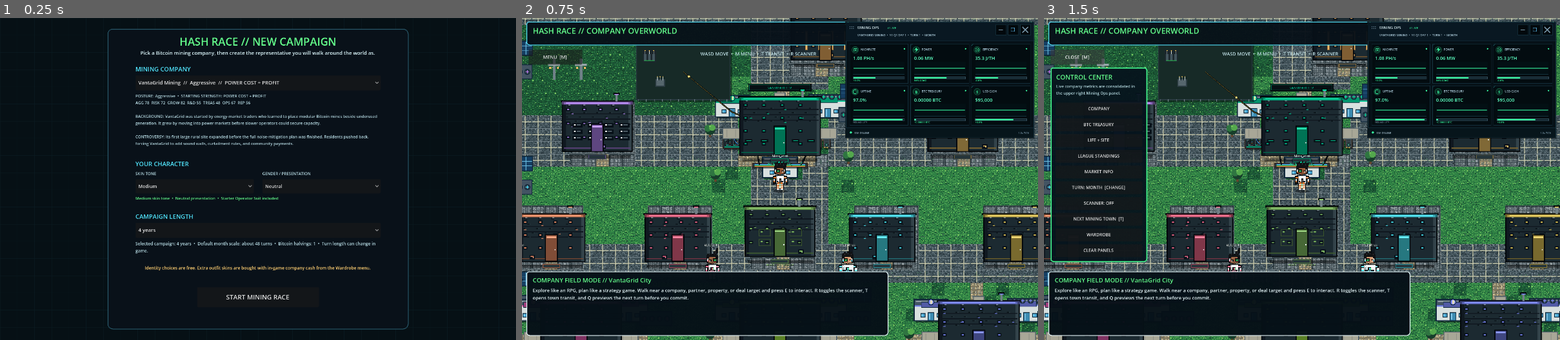
Above: before the commit, frames 1-3 (left to right).
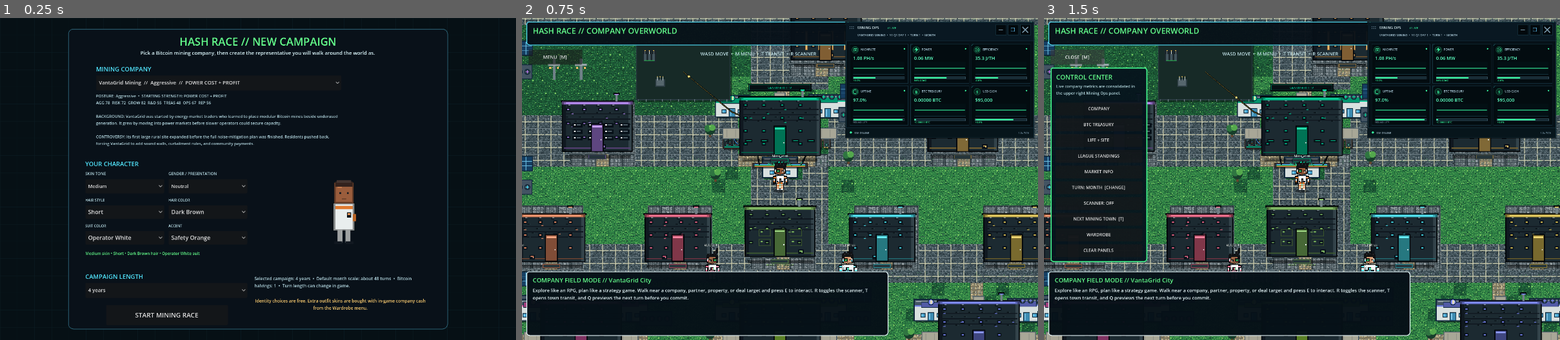
Above: after the commit, the same moments.

Repository: 1freetech/HashRace
Game: Godot game, scene res://scenes/campaign_setup.tscn
Two runs of this game, one before a commit and one after it. Both use one fixed random seed, a clock stepped at 60 frames per second and the inputs below.
Inputs:
- Up to frame 1 (0.25 s): no input
- Up to frame 2 (0.75 s): click "START MINING RACE" at 0.5 s
- Up to frame 3 (1.5 s): click "MENU [M]" at 1.25 s

The runs differ from the first frame. In frame 1, 6.0% of the frame differs, in the area x 13-87%, y 3-97%; in frame 2, nothing differs; in frame 3, nothing differs.

Commit message:
Turn campaign setup into a live character creator by placing a large player preview beside the identity controls and wiring skin tone, presentation, hairstyle, hair color, suit color, and accent selectors to redraw it immediately. The selected appearance is persisted into the campaign tree metadata when the mining race begins.

Diff:
--- a/Godot/scripts/campaign_setup.gd
+++ b/Godot/scripts/campaign_setup.gd
@@ -2,6 +2,7 @@
 
 const Profiles = preload("res://scripts/company_profiles.gd")
 const CharacterCustomization = preload("res://scripts/character_customization.gd")
+const CharacterPreview = preload("res://scripts/character_creator_preview.gd")
 const GREEN := Color("64ff8c")
 const CYAN := Color("52e7ff")
 const WHITE := Color("dffaff")
@@ -11,6 +12,11 @@
 var years_option: OptionButton
 var skin_tone_option: OptionButton
 var gender_option: OptionButton
+var hair_style_option: OptionButton
+var hair_color_option: OptionButton
+var suit_color_option: OptionButton
+var accent_color_option: OptionButton
+var character_preview: Control
 var company_label: Label
 var summary_label: Label
 var character_summary: Label
@@ -40,8 +46,8 @@
 
 func build_menu() -> void:
     var panel := Panel.new()
-    panel.position = Vector2(300, 30)
-    panel.size = Vector2(840, 840)
+    panel.position = Vector2(190, 30)
+    panel.size = Vector2(1060, 840)
     var style := StyleBoxFlat.new()
     style.bg_color = PANEL
     style.border_width_left = 2
@@ -58,7 +64,7 @@
 
     var title := Label.new()
     title.position = Vector2(34, 14)
-    title.size = Vector2(772, 44)
+    title.size = Vector2(992, 44)
     title.text = "HASH RACE // NEW CAMPAIGN"
     title.horizontal_alignment = HORIZONTAL_ALIGNMENT_CENTER
     title.add_theme_font_size_override("font_size", 30)
@@ -67,7 +73,7 @@
 
     var subtitle := Label.new()
     subtitle.position = Vector2(40, 58)
-    subtitle.size = Vector2(760, 38)
+    subtitle.size = Vector2(980, 38)
     subtitle.text = "Pick a Bitcoin mining company, then create the representative you will walk around the world as."
     subtitle.horizontal_alignment = HORIZONTAL_ALIGNMENT_CENTER
     subtitle.add_theme_font_size_override("font_size", 14)
@@ -101,7 +107,7 @@
     panel.add_child(company_label)
 
     var character_hdr := Label.new()
-    character_hdr.position = Vector2(78, 365)
+    character_hdr.position = Vector2(48, 365)
     character_hdr.size = Vector2(300, 28)
     character_hdr.text = "YOUR CHARACTER"
     character_hdr.add_theme_font_size_override("font_size", 17)
@@ -109,7 +115,7 @@
     panel.add_child(character_hdr)
 
     var skin_label := Label.new()
-    skin_label.position = Vector2(78, 397)
+    skin_label.position = Vector2(48, 397)
     skin_label.size = Vector2(320, 22)
     skin_label.text = "SKIN TONE"
     skin_label.add_theme_font_size_override("font_size", 11)
@@ -117,7 +123,7 @@
     panel.add_child(skin_label)
 
     var gender_label := Label.new()
-    gender_label.position = Vector2(432, 397)
+    gender_label.position = Vector2(280, 397)
     gender_label.size = Vector2(320, 22)
     gender_label.text = "GENDER / PRESENTATION"
     gender_label.add_theme_font_size_override("font_size", 11)
@@ -125,8 +131,8 @@
     panel.add_child(gender_label)
 
     skin_tone_option = OptionButton.new()
-    skin_tone_option.position = Vector2(78, 420)
-    skin_tone_option.size = Vector2(330, 40)
+    skin_tone_option.position = Vector2(48, 420)
+    skin_tone_option.size = Vector2(220, 40)
     skin_tone_option.add_theme_font_size_override("font_size", 13)
     for i in range(CharacterCustomization.SKIN_TONES.size()):
         skin_tone_option.add_item(String(CharacterCustomization.SKIN_TONES[i]["name"]), i)
@@ -135,8 +141,8 @@
     panel.add_child(skin_tone_option)
 
     gender_option = OptionButton.new()
-    gender_option.position = Vector2(432, 420)
-    gender_option.size = Vector2(330, 40)
+    gender_option.position = Vector2(280, 420)
+    gender_option.size = Vector2(220, 40)
     gender_option.add_theme_font_size_override("font_size", 13)
     for i in range(CharacterCustomization.GENDERS.size()):
         gender_option.add_item(String(CharacterCustomization.GENDERS[i]["name"]), i)
@@ -144,16 +150,52 @@
     gender_option.item_selected.connect(_on_character_changed)
     panel.add_child(gender_option)
 
+    var customization_rows := [
+        ["HAIR STYLE", CharacterCustomization.HAIR_STYLES, CharacterCustomization.DEFAULT_HAIR_STYLE],
+        ["HAIR COLOR", CharacterCustomization.HAIR_COLORS, CharacterCustomization.DEFAULT_HAIR_COLOR],
+        ["SUIT COLOR", CharacterCustomization.SUIT_COLORS, CharacterCustomization.DEFAULT_SUIT_COLOR],
+        ["ACCENT", CharacterCustomization.ACCENT_COLORS, CharacterCustomization.DEFAULT_ACCENT_COLOR]
+    ]
+    var controls: Array[OptionButton] = []
+    for i in range(customization_rows.size()):
+        var data: Array = customization_rows[i]
+        var label := Label.new()
+        label.position = Vector2(48 + (i % 2) * 232, 472 + int(i / 2) * 72)
+        label.size = Vector2(220, 20)
+        label.text = String(data[0])
+        label.add_theme_font_size_override("font_size", 10)
+        label.add_theme_color_override("font_color", Color("b8dce5"))
+        panel.add_child(label)
+        var option := OptionButton.new()
+        option.position = label.position + Vector2(0, 21)
+        option.size = Vector2(220, 38)
+        for j in range(data[1].size()):
+            option.add_item(String(data[1][j]["name"]), j)
+        option.select(int(data[2]))
+        option.item_selected.connect(_on_character_changed)
+        panel.add_child(option)
+        controls.append(option)
+    hair_style_option = controls[0]
+    hair_color_option = controls[1]
+    suit_color_option = controls[2]
+    accent_color_option = controls[3]
+
+    character_preview = CharacterPreview.new()
+    character_preview.position = Vector2(560, 372)
+    character_preview.size = Vector2(420, 300)
+    character_preview.mouse_filter = Control.MOUSE_FILTER_IGNORE
+    panel.add_child(character_preview)
+
     character_summary = Label.new()
-    character_summary.position = Vector2(78, 466)
-    character_summary.size = Vector2(684, 40)
+    character_summary.position = Vector2(48, 620)
+    character_summary.size = Vector2(452, 50)
     character_summary.autowrap_mode = TextServer.AUTOWRAP_WORD_SMART
     character_summary.add_theme_font_size_override("font_size", 11)
     character_summary.add_theme_color_override("font_color", GREEN)
     panel.add_child(character_summary)
 
     var clock_label := Label.new()
-    clock_label.position = Vector2(78, 512)
+    clock_label.position = Vector2(48, 680)
     clock_label.size = Vector2(300, 28)
     clock_label.text = "CAMPAIGN LENGTH"
     clock_label.add_theme_font_size_override("font_size", 17)
@@ -161,8 +203,8 @@
     panel.add_child(clock_label)
 
     years_option = OptionButton.new()
-    years_option.position = Vector2(78, 542)
-    years_option.size = Vector2(684, 42)
+    years_option.position = Vector2(48, 710)
+    years_option.size = Vector2(452, 42)
     years_option.add_theme_font_size_override("font_size", 14)
     for years in range(1, 21):
         years_option.add_item("%d year%s" % [years, "" if years == 1 else "s"], years)
@@ -171,16 +213,16 @@
     panel.add_child(years_option)
 
     summary_label = Label.new()
-    summary_label.position = Vector2(78, 592)
-    summary_label.size = Vector2(684, 62)
+    summary_label.position = Vector2(520, 690)
+    summary_label.size = Vector2(480, 62)
     summary_label.autowrap_mode = TextServer.AUTOWRAP_WORD_SMART
     summary_label.add_theme_font_size_override("font_size", 12)
     summary_label.add_theme_color_override("font_color", Color("b8dce5"))
     panel.add_child(summary_label)
 
     var rule := Label.new()
-    rule.position = Vector2(78, 660)
-    rule.size = Vector2(684, 44)
+    rule.position = Vector2(520, 752)
+    rule.size = Vector2(480, 44)
     rule.text = "Identity choices are free. Extra outfit skins are bought with in-game company cash from the Wardrobe menu."
     rule.autowrap_mode = TextServer.AUTOWRAP_WORD_SMART
     rule.horizontal_alignment = HORIZONTAL_ALIGNMENT_CENTER
@@ -189,7 +231,7 @@
     panel.add_child(rule)
 
     var start := Button.new()
-    start.position = Vector2(250, 722)
+    start.position = Vector2(106, 772)
     start.size = Vector2(340, 56)
     start.text = "START MINING RACE"
     start.add_theme_font_size_override("font_size", 18)
@@ -218,10 +260,18 @@
         return
     var skin_idx: int = skin_tone_option.get_item_id(skin_tone_option.selected)
     var gender_idx: int = gender_option.get_item_id(gender_option.selected)
-    character_summary.text = "%s skin tone  •  %s presentation  •  Starter Operator Suit included" % [
+    var hair_style_idx: int = hair_style_option.get_item_id(hair_style_option.selected) if is_instance_valid(hair_style_option) else CharacterCustomization.DEFAULT_HAIR_STYLE
+    var hair_color_idx: int = hair_color_option.get_item_id(hair_color_option.selected) if is_instance_valid(hair_color_option) else CharacterCustomization.DEFAULT_HAIR_COLOR
+    var suit_idx: int = suit_color_option.get_item_id(suit_color_option.selected) if is_instance_valid(suit_color_option) else CharacterCustomization.DEFAULT_SUIT_COLOR
+    var accent_idx: int = accent_color_option.get_item_id(accent_color_option.selected) if is_instance_valid(accent_color_option) else CharacterCustomization.DEFAULT_ACCENT_COLOR
+    character_summary.text = "%s skin • %s • %s hair • %s suit" % [
         String(CharacterCustomization.skin_tone(skin_idx)["name"]),
-        String(CharacterCustomization.gender(gender_idx)["name"])
-    ]
+        String(CharacterCustomization.hair_style(hair_style_idx)["name"]),
+        String(CharacterCustomization.hair_color(hair_color_idx)["name"]),
+        String(CharacterCustomization.suit_color(suit_idx)["name"])
+    ]
+    if is_instance_valid(character_preview):
+        character_preview.set_appearance(CharacterCustomization.skin_tone(skin_idx), CharacterCustomization.hair_color(hair_color_idx), hair_style_idx, CharacterCustomization.suit_color(suit_idx), CharacterCustomization.accent_color(accent_idx))
 
 func _on_clock_changed(index: int) -> void:
     var years := years_option.get_item_id(index)
@@ -238,6 +288,10 @@
     get_tree().set_meta("hashrace_character_skin_tone", skin_tone_option.get_item_id(skin_tone_option.selected))
     get_tree().set_meta("hashrace_character_gender", gender_option.get_item_id(gender_option.selected))
     get_tree().set_meta("hashrace_character_outfit", CharacterCustomization.DEFAULT_OUTFIT)
+    get_tree().set_meta("hashrace_character_hair_style", hair_style_option.get_item_id(hair_style_option.selected))
+    get_tree().set_meta("hashrace_character_hair_color", hair_color_option.get_item_id(hair_color_option.selected))
+    get_tree().set_meta("hashrace_character_suit_color", suit_color_option.get_item_id(suit_color_option.selected))
+    get_tree().set_meta("hashrace_character_accent_color", accent_color_option.get_item_id(accent_color_option.selected))
     if get_tree().has_meta("hashrace_campaign_turns"):
         get_tree().remove_meta("hashrace_campaign_turns")
     get_tree().change_scene_to_file("res://scenes/world.tscn")
